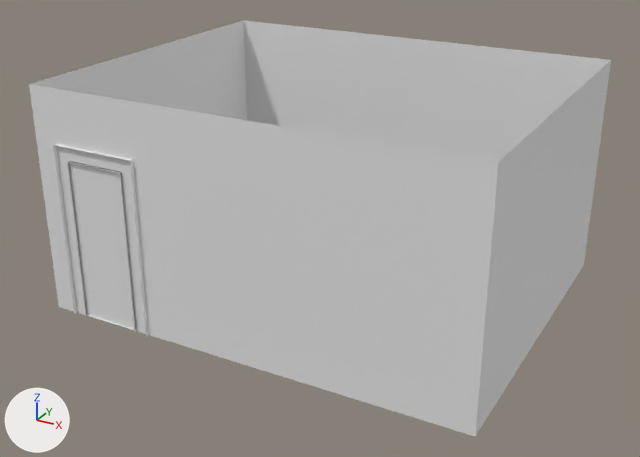
Renders of the Blender file Assets/Models/Originals/Environment.blend from each side of a commit.
Rendered twice from a 50 mm camera at (4.44, -8.91, 4.91) aimed at (-0.04, -0.77, 0.84). The axes (+X, +Y, +Z) are drawn at lower left. The lights are the same throughout. The picture after the commit comes second.
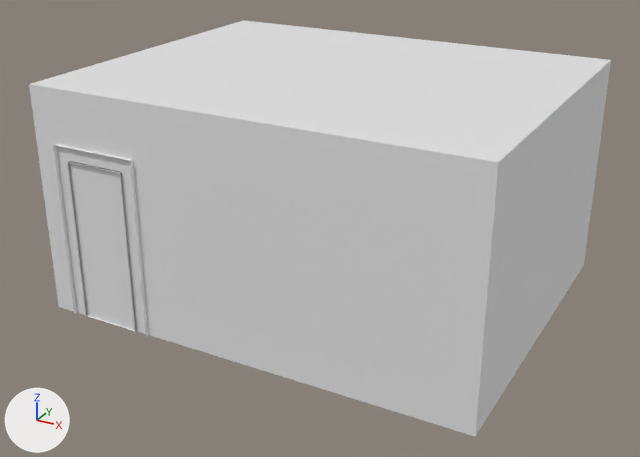
Pixel boxes [x1, y1, x2, y2] of what changed, in the pictures (640 x 457 px):
'Plane', shown
    after: [31, 20, 610, 162]
'Cube.002', unchanged, covered by the edit
    before: [243, 20, 610, 162]
'Cube', unchanged, covered by the edit
    before: [31, 21, 247, 120]

The edits, one by one:
Object 'Plane' (ob_plane) is now shown.
